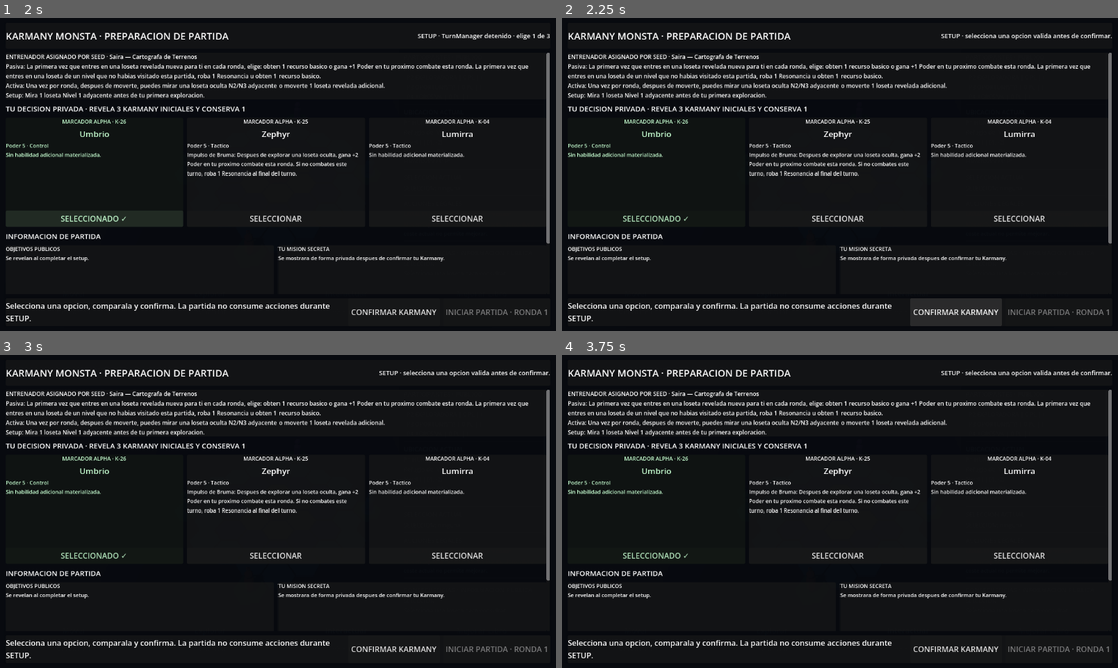
Above: before the commit, frames 1-4 (two rows, left to right).
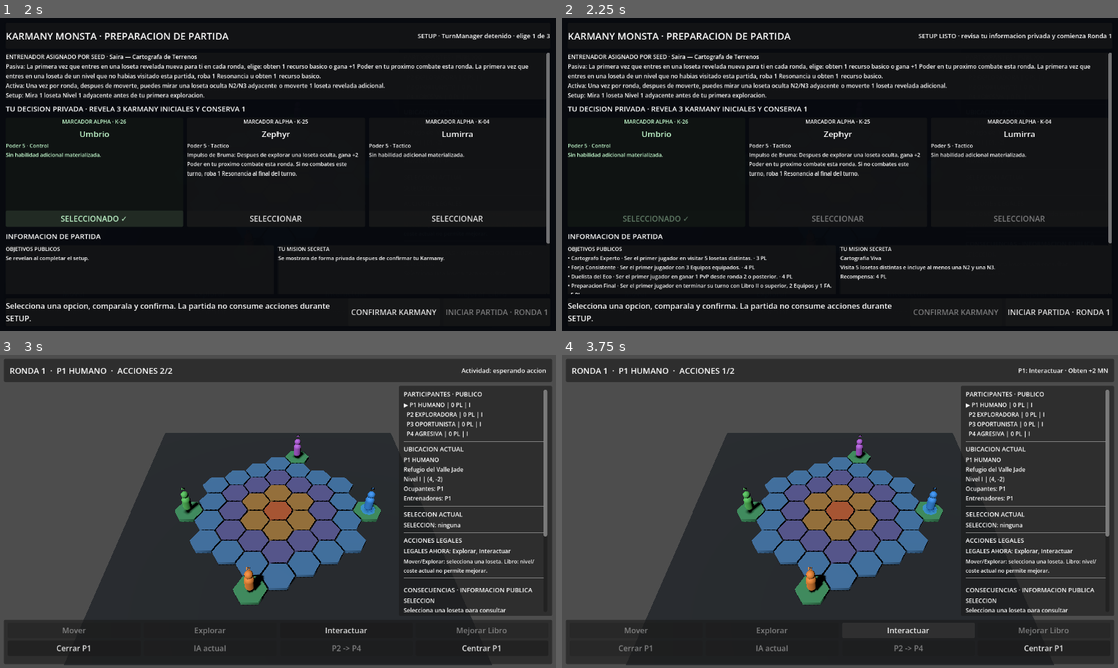
Above: after the commit, the same moments.

Repository: axenoban/Karmany-monsta
Game: Godot game, scene res://tests/phase_41_human_setup_visual_probe.tscn
The game is run twice, just before and just after one commit, with the same random seed, the same clock (stepped at 60 frames per second) and the same inputs. This scene is started directly instead of the project's main scene.
Inputs (mouse positions are in pixels of both pictures, inside the frame that each line leads up to):
- Up to frame 1 (2 s): click "Centrar P1" at 0.5 s; click "SELECCIONAR" at 1.25 s
- Up to frame 2 (2.25 s): click "CONFIRMAR KARMANY" at 2 s
- Up to frame 3 (3 s): click (494, 649) at 2.75 s, where only the run after the commit has a clickable "INICIAR PARTIDA · RONDA 1"
- Up to frame 4 (3.75 s): click "Interactuar" at 3.5 s

Frame 1 is identical in both runs. In frame 2, 2.8% of the frame differs, in the area x 1-99%, y 4-95%; in frame 3, 83%; in frame 4, 84%, in the area x 0-100%, y 0-100%.
Error before the commit: Invalid access to property or key 'data' on a base object of type 'RefCounted (KarmanyRuntimeState)'. (res://scripts/gameplay/human_setup_flow.gd:146)

Commit message:
fix: verify confirmed active Karmany through runtime state

Diff:
--- a/scripts/gameplay/human_setup_flow.gd
+++ b/scripts/gameplay/human_setup_flow.gd
@@ -143,7 +143,11 @@
 
 	var human_player := runtime.local_session.get_player_by_id(runtime.human_player_id)
 	var active := human_player.get_active_karmany() if human_player != null else null
-	if active == null or active.data == null or active.data.karmany_id != selected.karmany_id:
+	if (
+		active == null
+		or active.karmany_data == null
+		or active.karmany_data.karmany_id != selected.karmany_id
+	):
 		manager.stop_match()
 		return _fail("La eleccion confirmada no se convirtio en Karmany activo de P1.")
 
